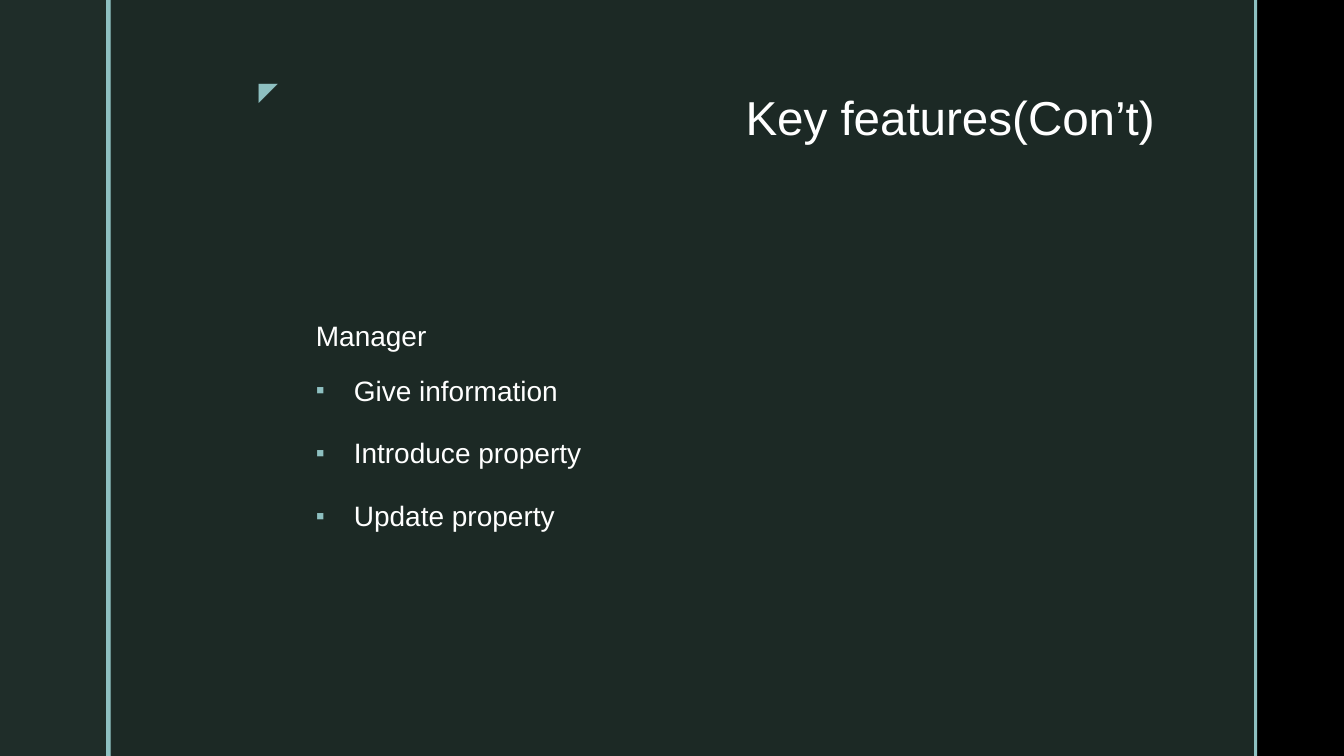
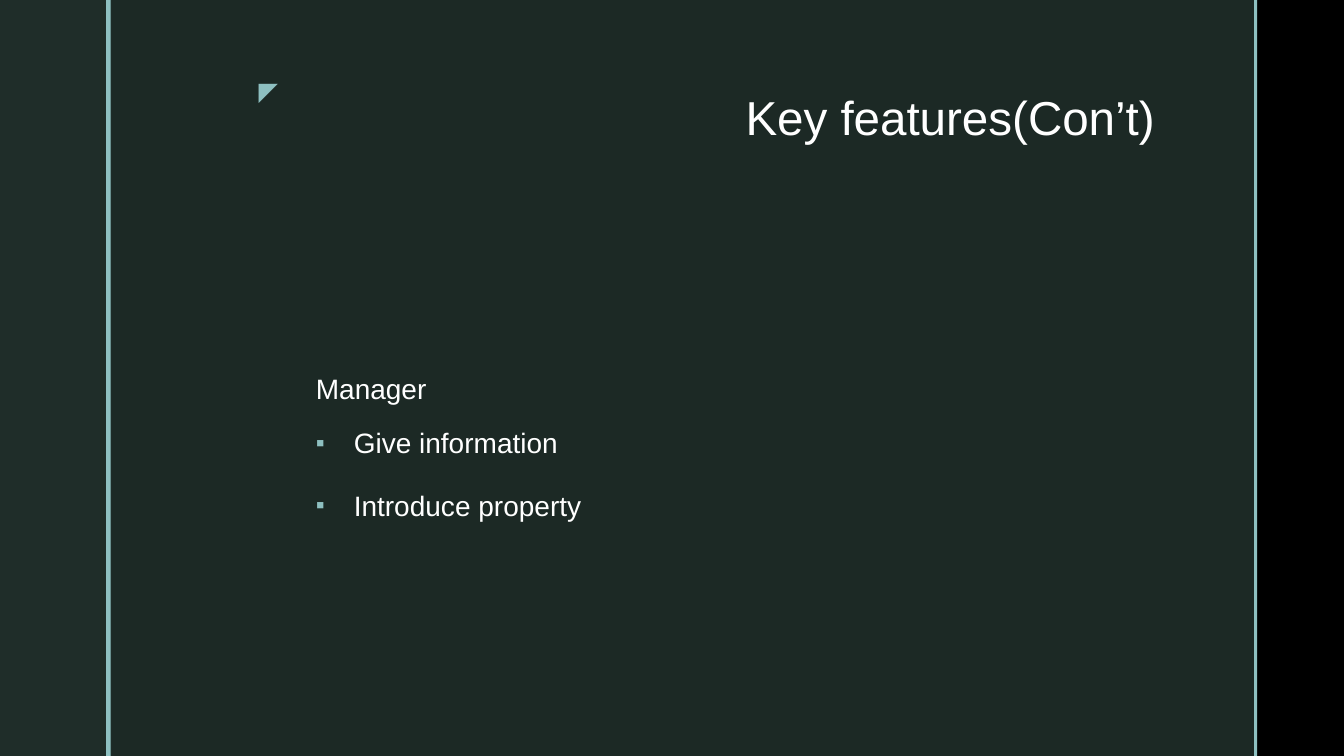
Before and after one commit to tuvshinbt/RealStateManagement, a slide deck: slide 7 of doc/Project presentation.pptx (slide 6 before the commit). Drawn at 1344x756 pixels with LibreOffice and Linux fonts; fonts in the diff are those of the drawing; background and template pictures are left out. Boxes give left, top, right and bottom in pixels: in the first picture for what was removed or moved away, otherwise in the second. Text is boxed around its words. In the diff, an @@ line names an element or a change of style, - is before the commit and + after.

```diff
--- a/doc/Project presentation.pptx
+++ b/doc/Project presentation.pptx
@@ text at [354, 505, 555, 531]: paragraph removed @@
-▪ Update property
```
Also in this commit, not shown: 5 other slides changed, 2 slides added.
